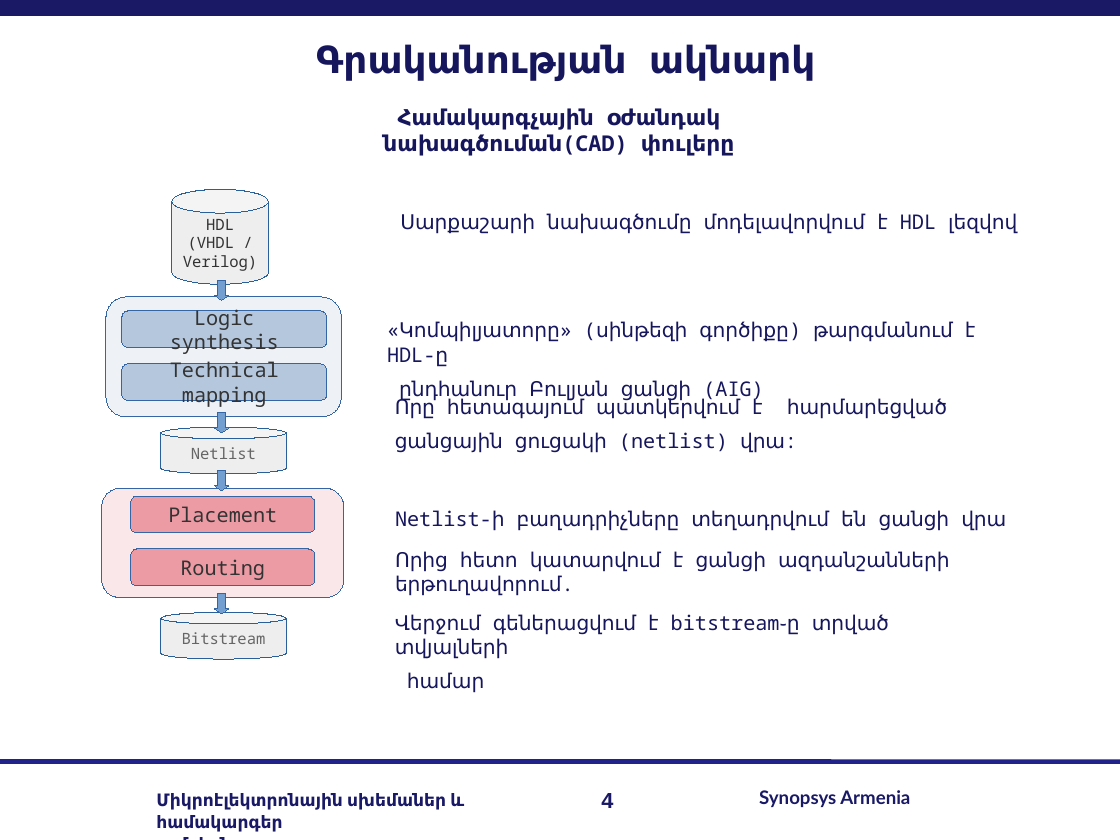
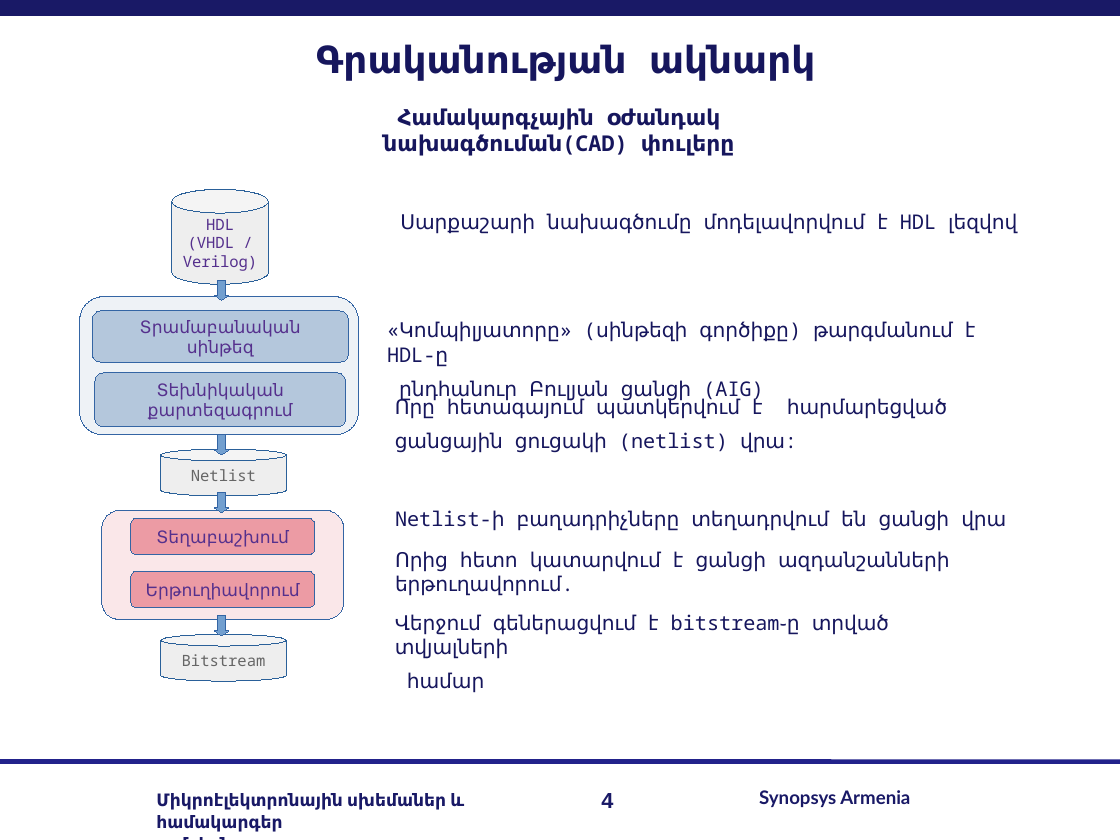
Before and after one commit to lomikist/diploma, a slide deck: slide 4 of reserches/հիմնական/Arman Sargsyan.odp. Drawn at 1120x840 pixels with LibreOffice and Linux fonts; fonts in the diff are those of the drawing; background and template pictures are left out. Boxes give left, top, right and bottom in pixels: in the first picture for what was removed or moved away, otherwise in the second. Text is boxed around its words. In the diff, an @@ line names an element or a change of style, - is before the commit and + after.

```diff
--- a/reserches/հիմնական/Arman Sargsyan.odp
+++ b/reserches/հիմնական/Arman Sargsyan.odp
@@ cylinder "HDL (VHDL / Verilog)" at [171, 189, 268, 284]: text colour #333333 to #55308D @@
@@ rounded rectangle: place and size @@
-rounded rectangle at [106, 297, 342, 417]
+rounded rectangle at [80, 297, 358, 435]
@@ rounded rectangle "Տրամաբանական սինթեզ": place and size @@
-rounded rectangle "Տրամաբանական սինթեզ" at [122, 311, 327, 348]
+rounded rectangle "Տրամաբանական սինթեզ" at [92, 311, 348, 363]
@@ text in rounded rectangle at [140, 320, 301, 357]: text changed; size 13 to 11 pt; text colour #333333 to #55308D @@
-Logic synthesis
+Տրամաբանական սինթեզ
@@ rounded rectangle "Տեխնիկական քարտեզագրում": place and size @@
-rounded rectangle "Տեխնիկական քարտեզագրում" at [122, 364, 327, 401]
+rounded rectangle "Տեխնիկական քարտեզագրում" at [94, 373, 345, 427]
@@ text in rounded rectangle at [148, 383, 293, 420]: text changed; size 13 to 11 pt; text colour #333333 to #55308D @@
-Technical mapping
+Տեխնիկական քարտեզագրում
@@ 2 rounded rectangles, 2 down arrows: place and size @@
-2 rounded rectangles, 2 down arrows at [102, 412, 344, 598]
+2 rounded rectangles, 2 down arrows at [102, 435, 344, 620]
@@ text in rounded rectangle at [156, 530, 289, 547]: text changed; size 13 to 11 pt; text colour #333333 to #55308D @@
-Placement
+Տեղաբաշխում
@@ 2 cylinders, 1 down arrow, 1 rounded rectangle: place and size @@
-2 cylinders, 1 down arrow, 1 rounded rectangle at [131, 427, 316, 660]
+2 cylinders, 1 down arrow, 1 rounded rectangle at [131, 449, 316, 681]
@@ text in rounded rectangle at [146, 583, 300, 600]: text changed; size 13 to 11 pt; text colour #333333 to #55308D @@
-Routing
+Երթուղիավորում
```
Also in this commit, not shown: 8 other slides changed, 1 slide added, 1 slide removed, 4 other files.
